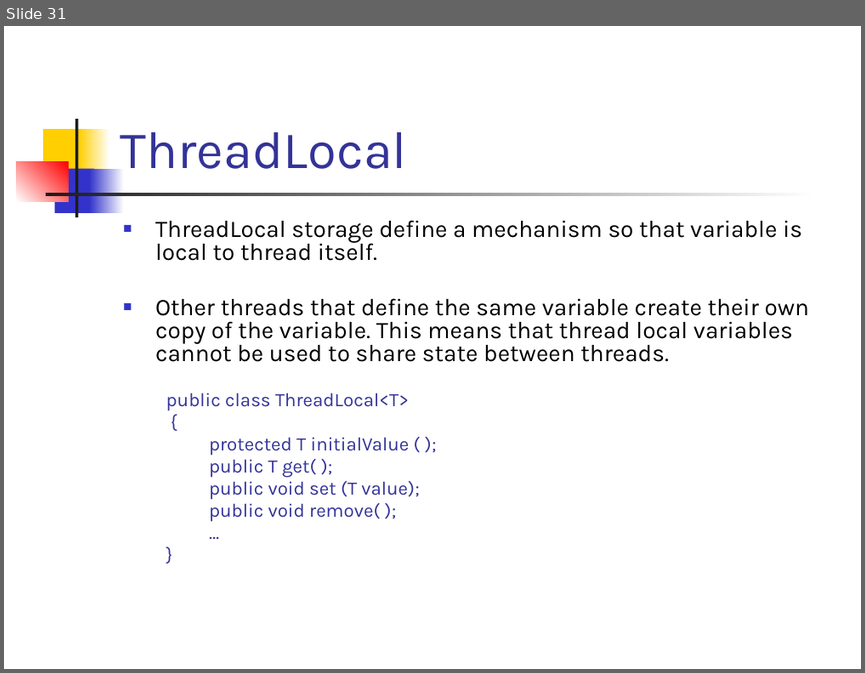
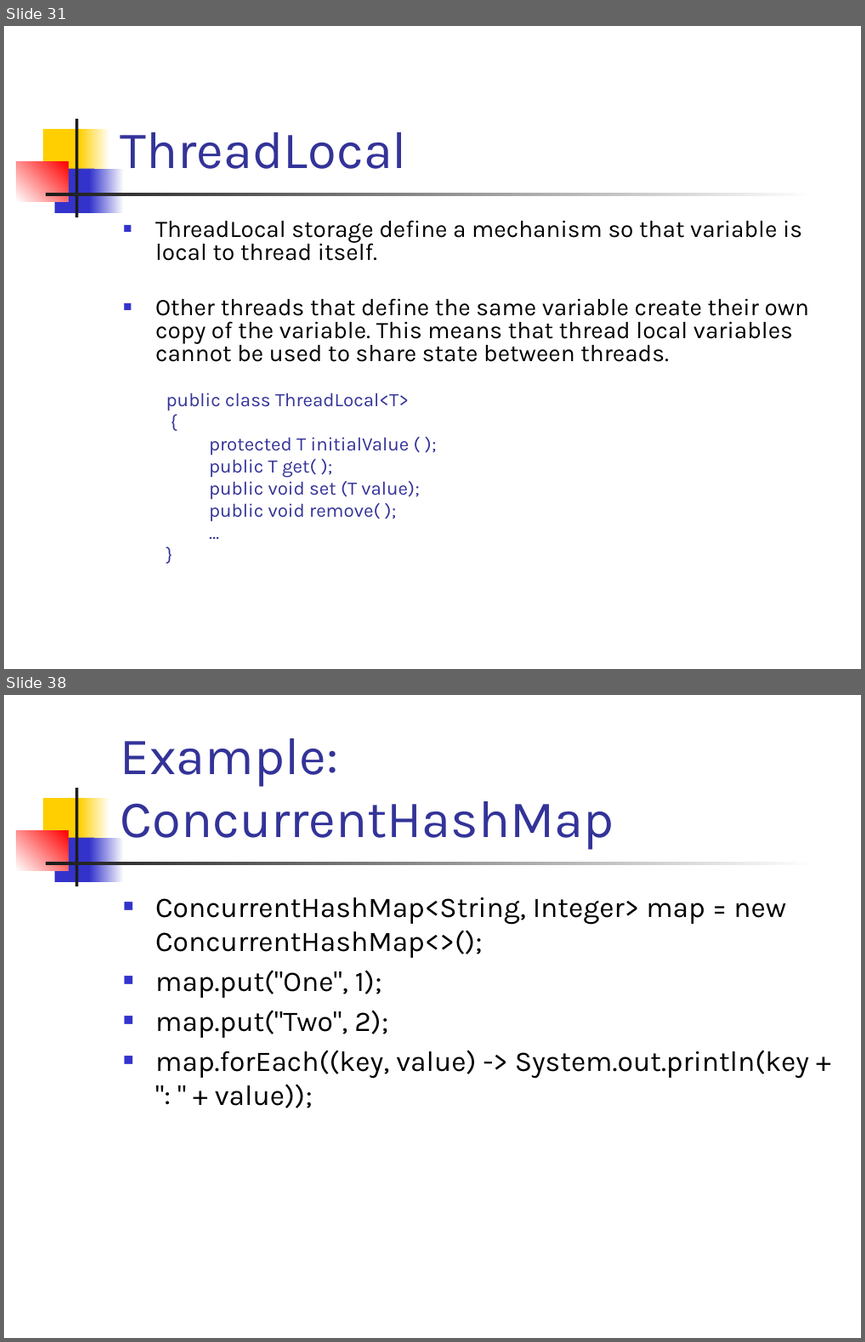
Before and after one commit to SarathaNatraj/MOBILITY-PLATFORM, a slide deck: CORE JAVA/MATERIALS/Java-Threads-and-Synchronization.pptx. Shown one above the other, each under a label of ours: slide 31 before the commit, slides 31 and 38 after it; the slides between them are not shown. The pictures are 865x673 and 865x1342 pixels, drawn with LibreOffice and Linux fonts; fonts in the diff are those of the drawing. Boxes give left, top, right and bottom in pixels: in the first picture for what was removed or moved away, otherwise in the second. Text is boxed around its words. In the diff, an @@ line names an element or a change of style, - is before the commit and + after.

Commit message:
Adding ThreadSafety, Concurrent collections code samples, materials

```diff
--- a/CORE JAVA/MATERIALS/Java-Threads-and-Synchronization.pptx
+++ b/CORE JAVA/MATERIALS/Java-Threads-and-Synchronization.pptx
@@ slide 38 added at (x1=4, y1=695, x2=861, y2=1338), background #FFFFFF; not listed: 7 template elements that a slide beside it also shows @@
@@ title added at (x1=120, y1=738, x2=613, y2=850), 44 pt, text #333399 @@
+Example: ConcurrentHashMap
@@ text added at (x1=155, y1=897, x2=809, y2=1108), 24 pt, text #000000 @@
+■ ConcurrentHashMap<String, Integer> map = new ConcurrentHashMap<>();
+■ map.put("One", 1);
+■ map.put("Two", 2);
+■ map.forEach((key, value) -> System.out.println(key + ": " + value));
```
Also in this commit, not shown: 11 other slides added, 11 other files.
